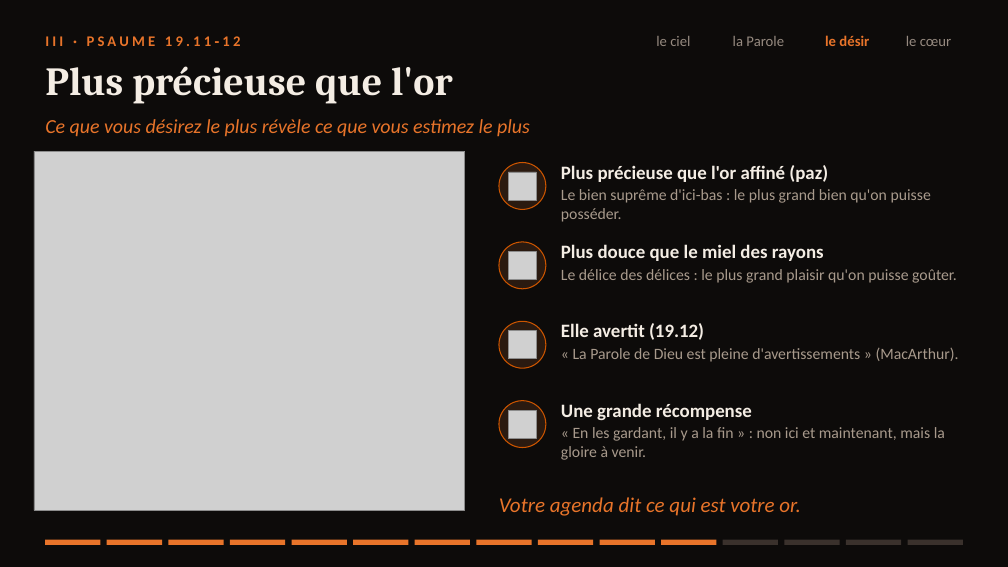
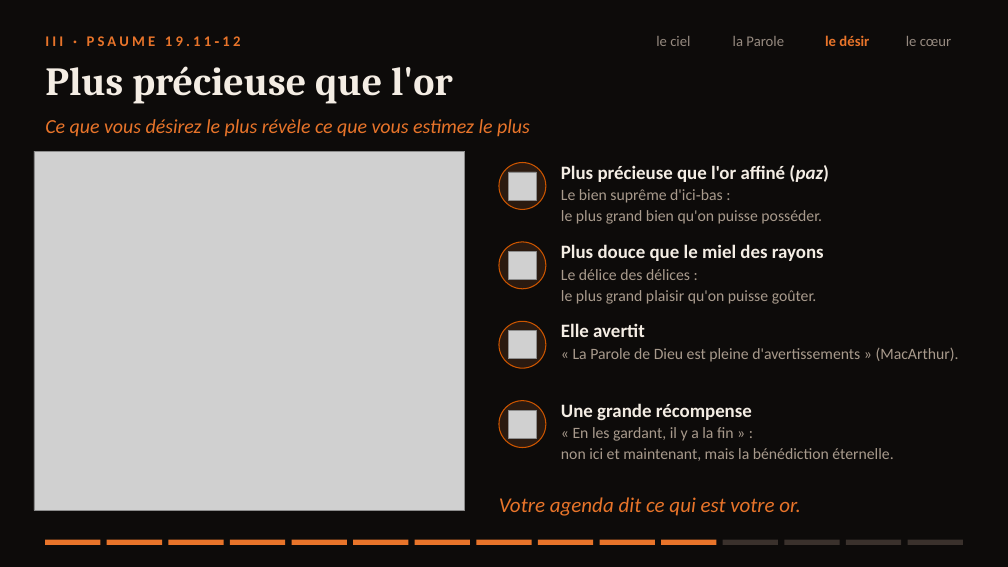
Before and after one commit to agbruneau/Prospection, a slide deck: slide 11 of Presentation-Psaume-19.pptx. Drawn at 1008x567 pixels with LibreOffice and Linux fonts; fonts in the diff are those of the drawing; grey boxes stand for pictures. Boxes give left, top, right and bottom in pixels: in the first picture for what was removed or moved away, otherwise in the second. Text is boxed around its words. In the diff, an @@ line names an element or a change of style, - is before the commit and + after.

```diff
--- a/Presentation-Psaume-19.pptx
+++ b/Presentation-Psaume-19.pptx
@@ text at <box>561,165,829,182</box>: italic on in "(paz)" @@
@@ text at <box>561,189,822,224</box>: text changed @@
-Le bien suprême d'ici-bas : le plus grand bien qu'on puisse posséder.
+Le bien suprême d'ici‑bas :
+le plus grand bien qu'on puisse posséder.
@@ text at <box>561,269,817,304</box>: text changed @@
-Le délice des délices : le plus grand plaisir qu'on puisse goûter.
+Le délice des délices :
+le plus grand plaisir qu'on puisse goûter.
@@ text at <box>561,323,645,337</box>: text changed @@
-Elle avertit (19.12)
+Elle avertit
@@ text at <box>561,427,893,461</box>: text changed @@
-« En les gardant, il y a la fin » : non ici et maintenant, mais la gloire à venir.
+« En les gardant, il y a la fin » :
+non ici et maintenant, mais la bénédiction éternelle.
```
Also in this commit, not shown: 14 other slides changed, 8 other files.
